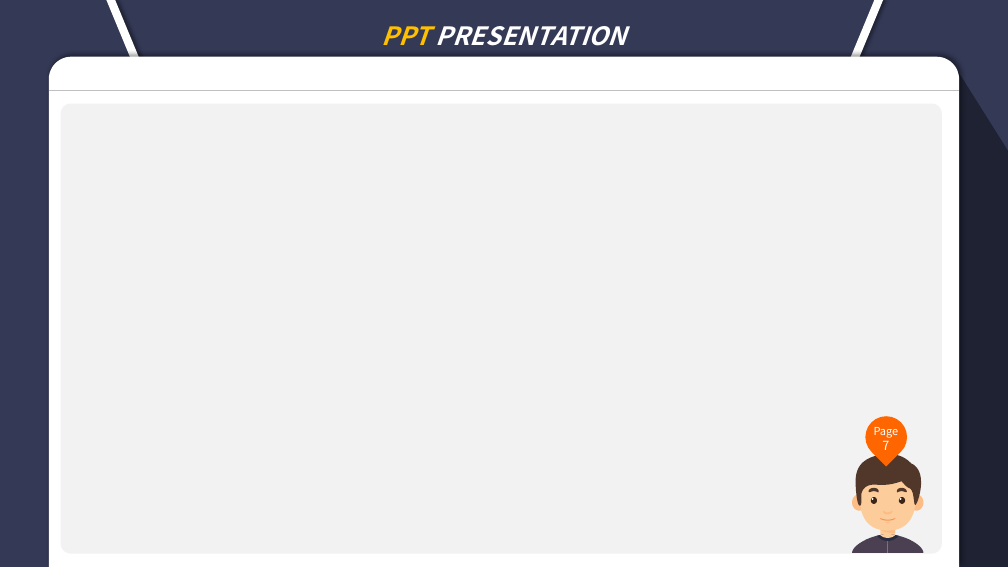
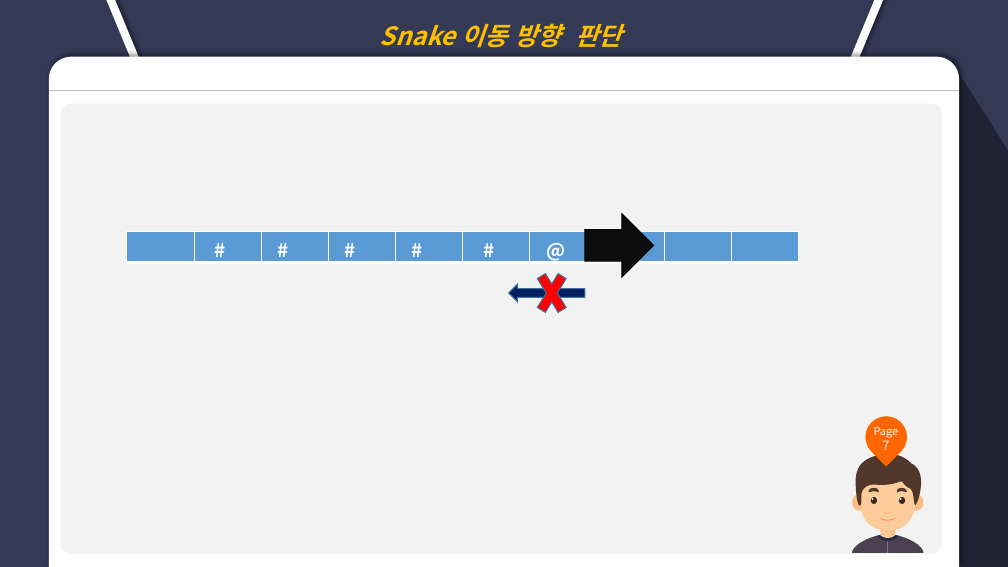
Before and after one commit to chenzijian0/Linux_SnakeGame, a slide deck: slide 14 of Snake_game.pptx (slide 13 before the commit). Drawn at 1008x567 pixels with LibreOffice and Linux fonts; fonts in the diff are those of the drawing. Boxes give left, top, right and bottom in pixels: in the first picture for what was removed or moved away, otherwise in the second. Text is boxed around its words. In the diff, an @@ line names an element or a change of style, - is before the commit and + after.

```diff
--- a/Snake_game.pptx
+++ b/Snake_game.pptx
@@ text at bbox=[379, 23, 621, 48]: text changed; text colour #FFFFFF to #FFC000 @@
-PPT PRESENTATION
+Snake 이동 방향 판단
@@ table added at bbox=[127, 232, 800, 263], 1 rows, 10 columns @@
+ | # | # | # | # | # | @ |  |  | 
@@ right arrow added at bbox=[585, 214, 654, 278], fill #0D0D0D, outline #000000 1 pt @@
@@ cross added at bbox=[532, 261, 572, 326], fill #FF0000, outline #43739E 1 pt @@
@@ left arrow added at bbox=[509, 284, 585, 302], fill #002060, outline #43739E 1 pt @@
```
Also in this commit, not shown: 8 other slides changed, 3 slides added, 5 other files.
